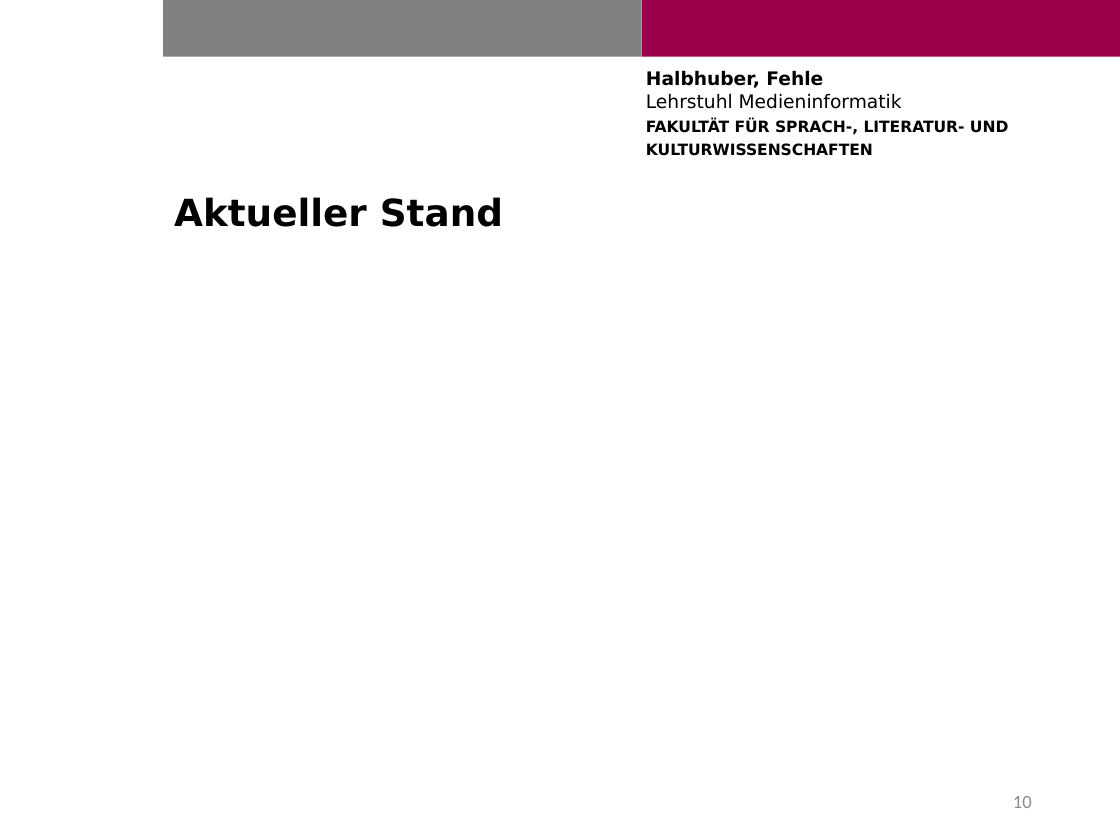
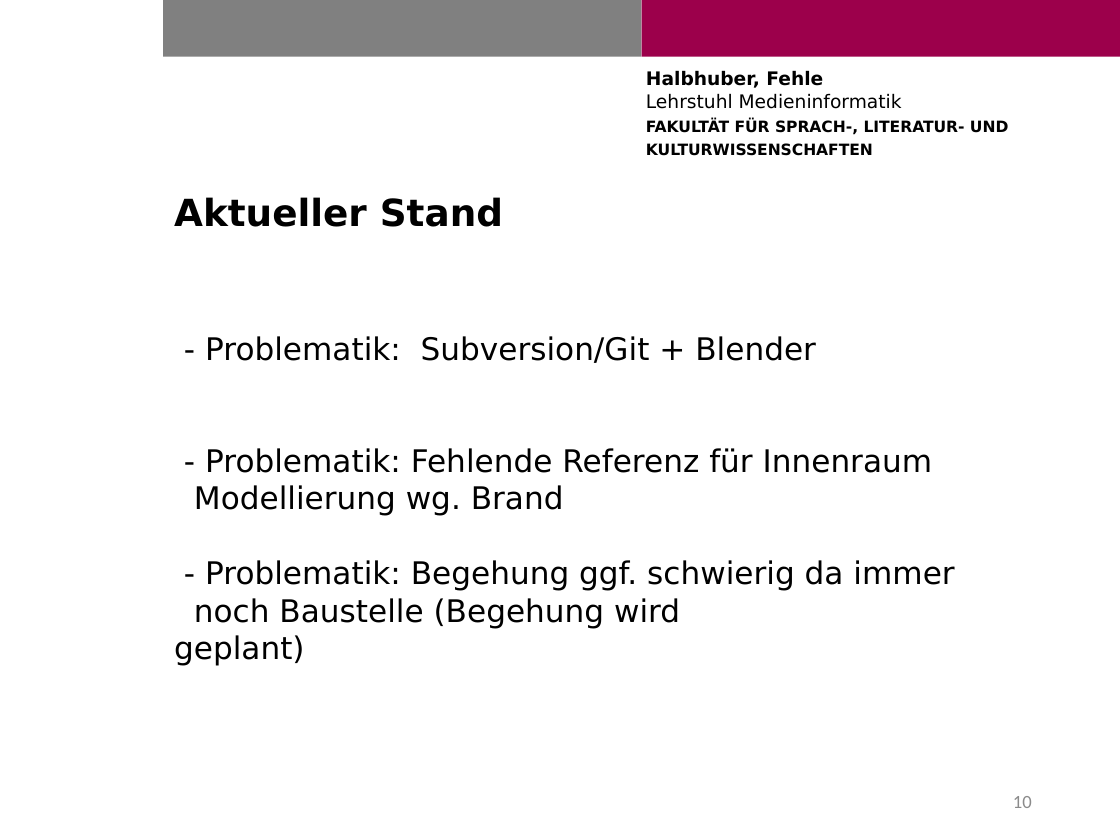
Before and after one commit to JakobFehle/DH_WS1819, a slide deck: slide 10 of docs/Zwischenpräsentation Jan/Präsentation Bavariathek.pptx. Drawn at 1120x840 pixels with LibreOffice and Linux fonts; fonts in the diff are those of the drawing; background and template pictures are left out. Boxes give left, top, right and bottom in pixels: in the first picture for what was removed or moved away, otherwise in the second. Text is boxed around its words. In the diff, an @@ line names an element or a change of style, - is before the commit and + after.

```diff
--- a/docs/Zwischenpräsentation Jan/Präsentation Bavariathek.pptx
+++ b/docs/Zwischenpräsentation Jan/Präsentation Bavariathek.pptx
@@ text added at (174,336,954,665), 20 pt, text #000000 @@
+- Problematik: Subversion/Git + Blender
+- Problematik: Fehlende Referenz für Innenraum Modellierung wg. Brand
+- Problematik: Begehung ggf. schwierig da immer noch Baustelle (Begehung wird geplant)
```
Also in this commit, not shown: 2 other slides changed, 1 slide added.
